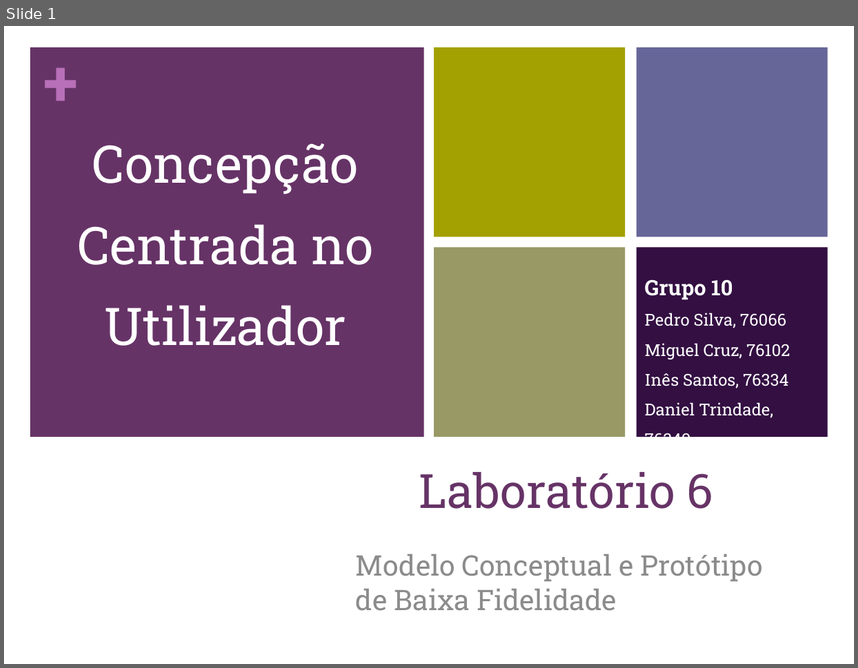
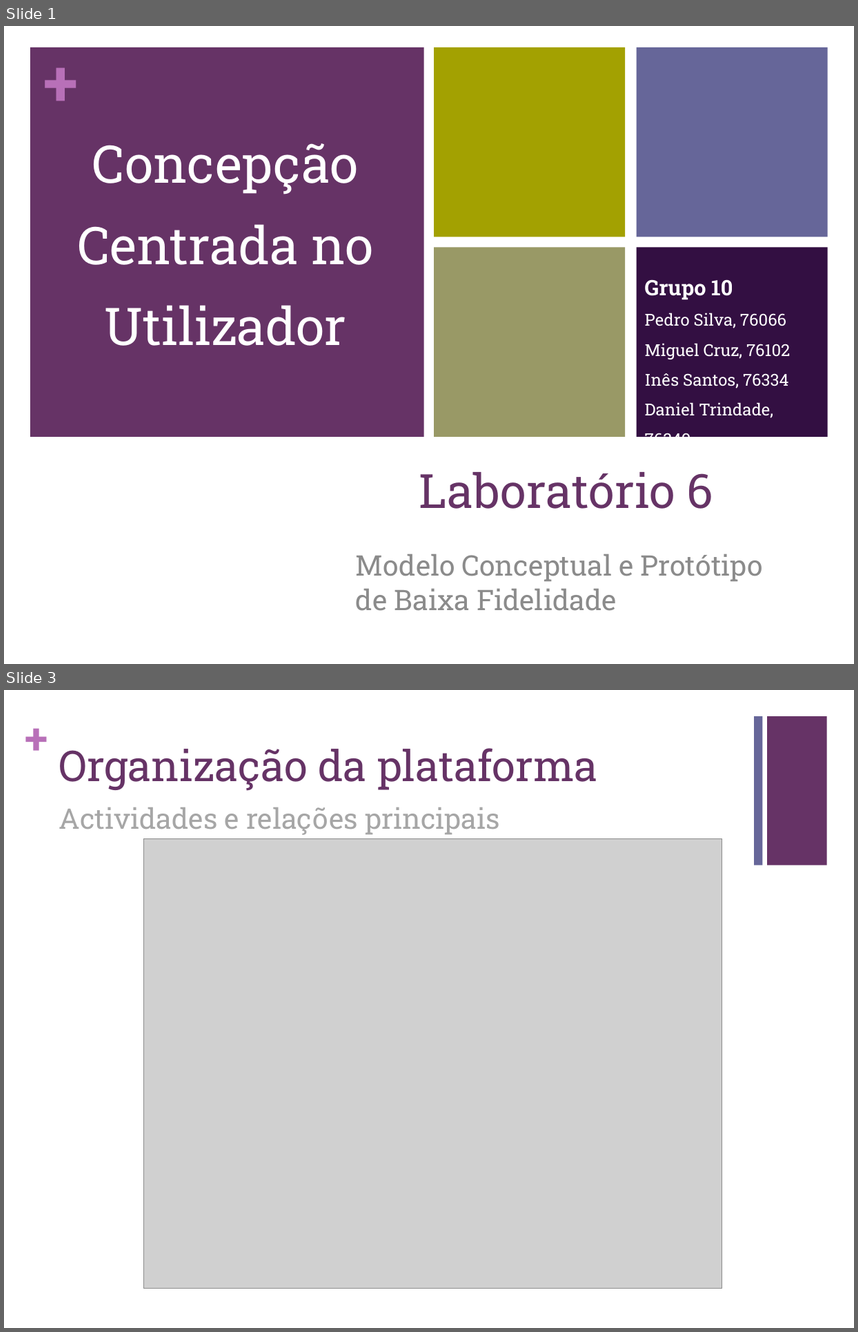
Before and after one commit to carboned4/C_C_U-2015-10, a slide deck: Aula 06/G10 - Apresentacao - Lab05.pptx. Shown one above the other, each under a label of ours: slide 1 before the commit, slides 1 and 3 after it; the slides between them are not shown. The pictures are 858x668 and 858x1332 pixels, drawn with LibreOffice and Linux fonts; fonts in the diff are those of the drawing; grey boxes stand for pictures. Boxes give left, top, right and bottom in pixels: in the first picture for what was removed or moved away, otherwise in the second. Text is boxed around its words. In the diff, an @@ line names an element or a change of style, - is before the commit and + after.

```diff
--- a/Aula 06/G10 - Apresentacao - Lab05.pptx
+++ b/Aula 06/G10 - Apresentacao - Lab05.pptx
@@ slide 3 added at (4, 690, 854, 1328), background #FFFFFF @@
@@ text added at (25, 711, 49, 763), 36 pt, text #B870B8, bold @@
++
@@ rectangle added at (754, 716, 762, 865), fill #666699 @@
@@ rectangle added at (767, 716, 827, 865), fill #663366 @@
@@ title added at (59, 748, 597, 791), 36 pt, text #663366 @@
+Organização da plataforma
@@ text added at (59, 807, 499, 835), 24 pt, text #A6A6A6 @@
+Actividades e relações principais
@@ picture added at (143, 839, 722, 1288) @@
```
Also in this commit, not shown: 3 slides changed, 7 other slides added, 2 slides removed, 1 other file.
